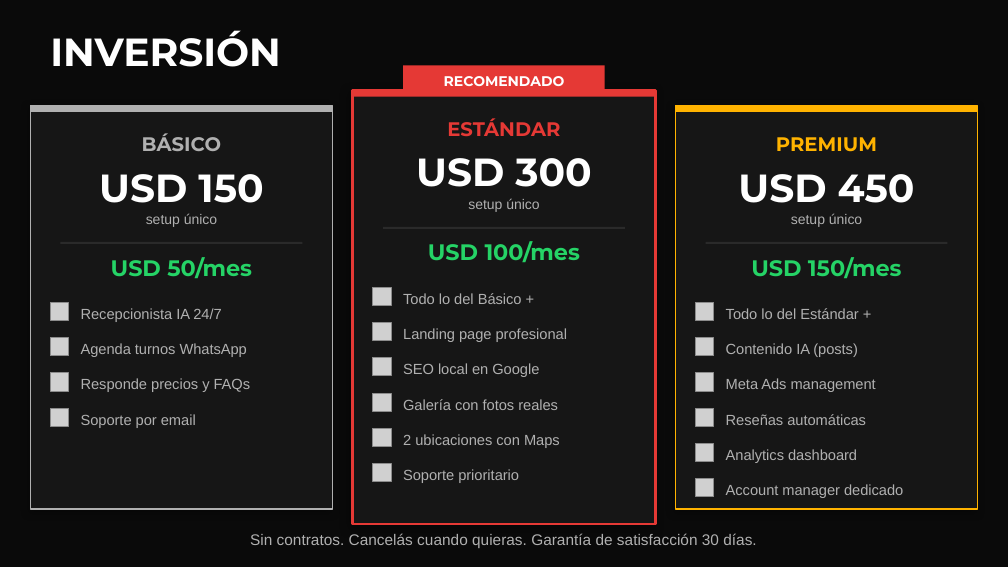
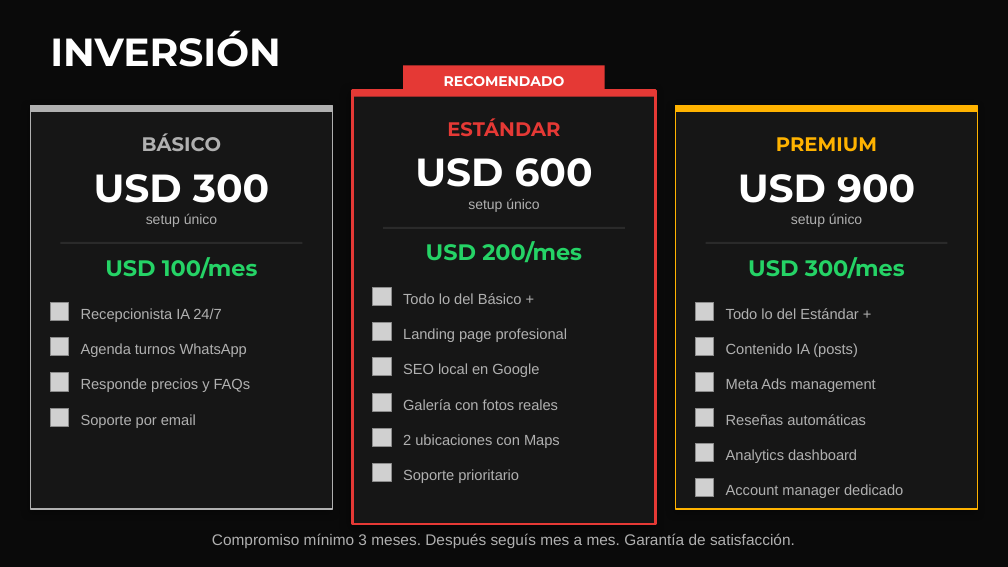
Before and after one commit to FelicianoMiguez/romo-motorsport, a slide deck: slide 11 of PresentacionRomo.pptx. Drawn at 1008x567 pixels with LibreOffice and Linux fonts; fonts in the diff are those of the drawing; grey boxes stand for pictures. Boxes give left, top, right and bottom in pixels: in the first picture for what was removed or moved away, otherwise in the second. Text is boxed around its words. In the diff, an @@ line names an element or a change of style, - is before the commit and + after.

```diff
--- a/PresentacionRomo.pptx
+++ b/PresentacionRomo.pptx
@@ text at (94,174,269,203): text changed @@
-USD 150
+USD 300
@@ text at (415,158,593,187): text changed @@
-USD 300
+USD 600
@@ text at (738,174,915,203): text changed @@
-USD 450
+USD 900
@@ text at (105,257,257,279): text changed @@
-USD 50/mes
+USD 100/mes
@@ text at (426,241,582,263): text changed @@
-USD 100/mes
+USD 200/mes
@@ text at (748,257,905,279): text changed @@
-USD 150/mes
+USD 300/mes
@@ text at (212,533,795,548): text changed @@
-Sin contratos. Cancelás cuando quieras. Garantía de satisfacción 30 días.
+Compromiso mínimo 3 meses. Después seguís mes a mes. Garantía de satisfacción.
```
Also in this commit, not shown: 2 other slides changed, 1 slide added, 15 other files.
